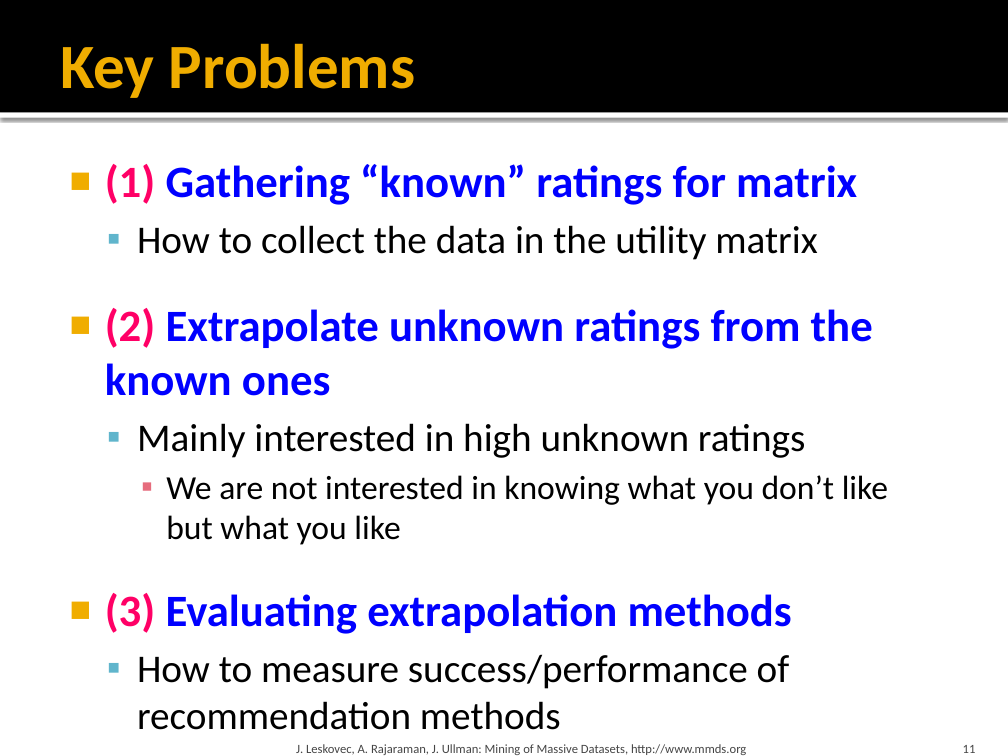
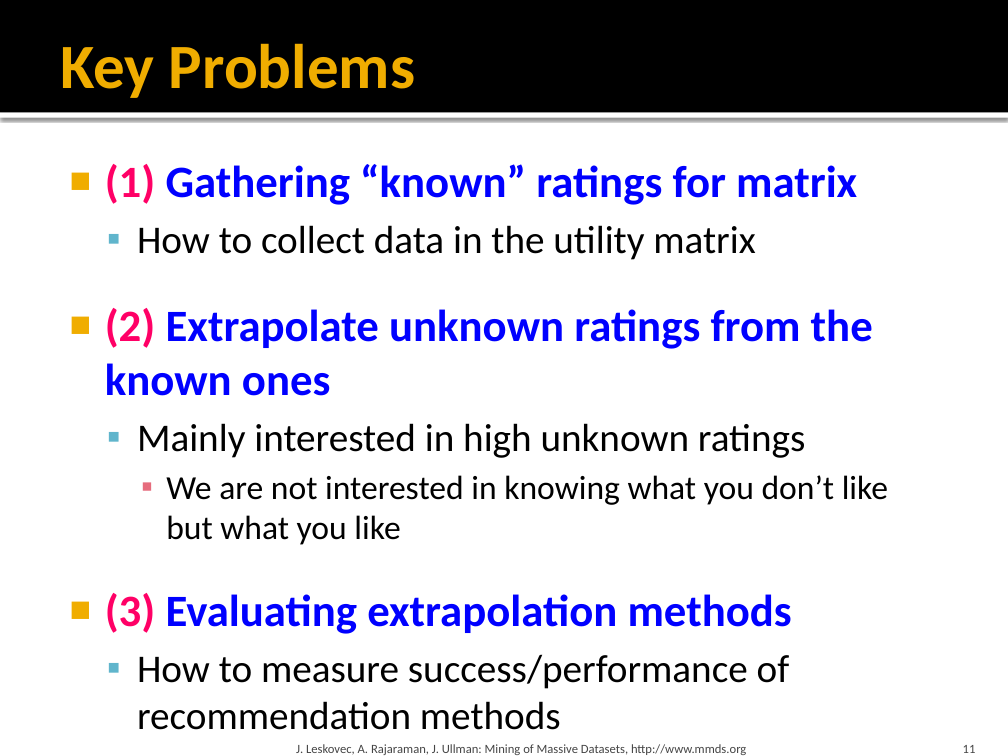
Before and after one commit to chriswjh/chriswjh.github.io, a slide deck: slide 11 of BDM/09-recsys1.pptx. Drawn at 1008x756 pixels with LibreOffice and Linux fonts; fonts in the diff are those of the drawing. Boxes give left, top, right and bottom in pixels: in the first picture for what was removed or moved away, otherwise in the second. Text is boxed around its words. In the diff, an @@ line names an element or a change of style, - is before the commit and + after.

```diff
--- a/BDM/09-recsys1.pptx
+++ b/BDM/09-recsys1.pptx
@@ text at (137,225,755,260): text changed @@
-  ▪ How to collect the data in the utility matrix
+  ▪ How to collect data in the utility matrix
```
Also in this commit, not shown: 3 other files.
